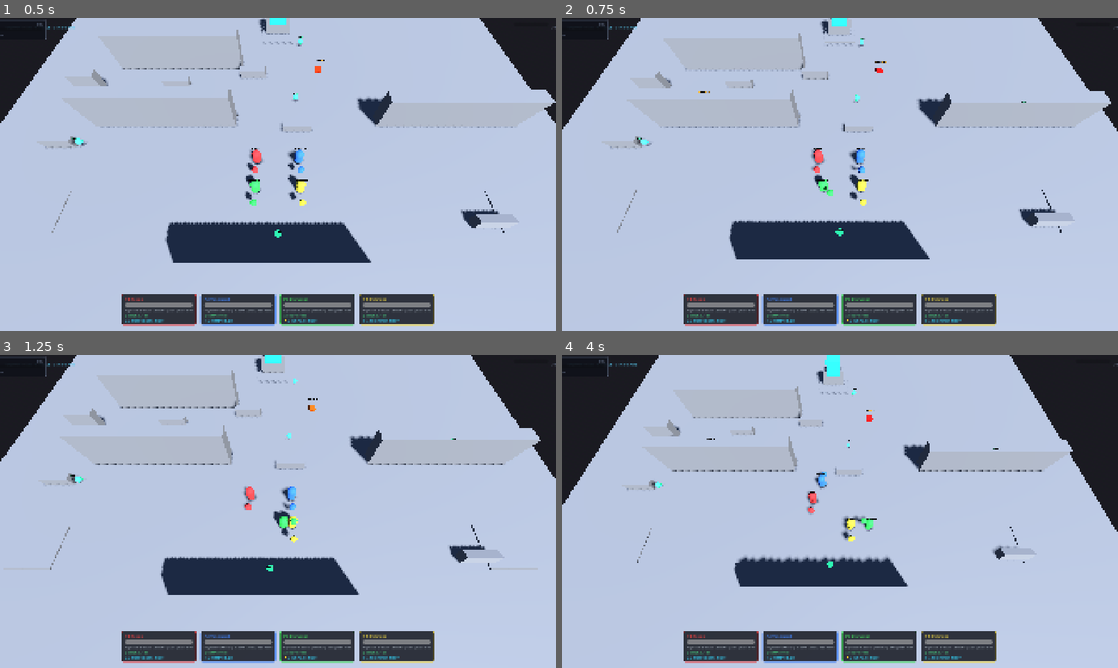
Above: before the commit, frames 1-4 (two rows, left to right).
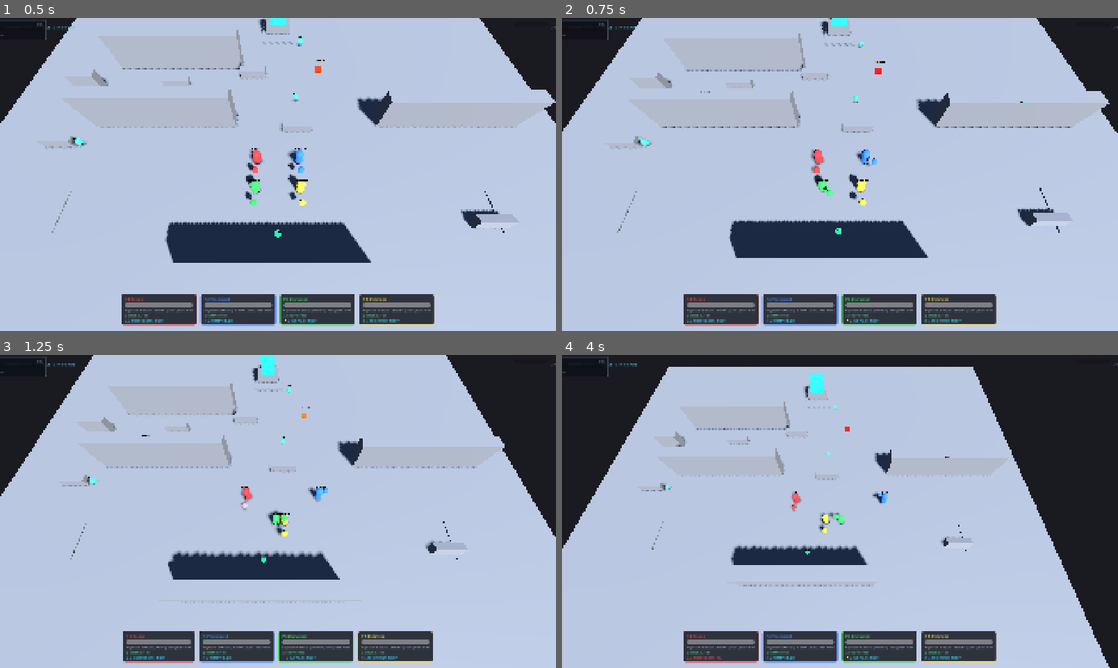
Above: after the commit, the same moments.

Repository: absolem223/Gravity
Game: Godot game, scene res://scenes/sandbox_test_scene.tscn
Two runs of this game, one before a commit and one after it. Both use one fixed random seed, a clock stepped at 60 frames per second and the inputs below.
Inputs (mouse positions are in pixels of both pictures, inside the frame that each line leads up to):
- Up to frame 1 (0.5 s): no input
- Up to frame 2 (0.75 s): tap Enter at 0.5 s; move the mouse to (962, 158) at 0.52 s; hold Right (ui_right) from 0.53 s (still down); hold Q from 0.53 s (still down); click (962, 158) at 0.67 s
- Up to frame 3 (1.25 s): keep holding Right (ui_right); keep holding Q; tap Space at 0.77 s
- Up to frame 4 (4 s): move the mouse to (728, 527) at 1.27 s; release Right (ui_right) at 1.28 s; release Q at 1.28 s; hold Down (ui_down) 1.28-2.03 s; tap F at 1.35 s; tap Space at 1.52, 3.02, 3.77 s; move the mouse to (895, 442) at 2.02 s; hold Right (ui_right) 2.03-2.78 s; hold J 2.03-2.78 s; move the mouse to (812, 574) at 2.77 s; hold Up (ui_up) 2.78-3.53 s; tap L at 2.85 s; click (812, 574) at 2.92 s; move the mouse to (1006, 558) at 3.52 s; hold Left (ui_left) from 3.53 s (still down); hold I from 3.53 s (still down)

Frame 1 is identical in both runs. In frame 2, 1.5% of the frame differs, in the area x 0-100%, y 0-78%; in frame 3, 10%; in frame 4, 19%, in the area x 0-100%, y 0-100%.

Commit message:
test: fix InputMap actions + combat test - all assertions pass
- Add [input] section to project.godot with p1/p2 bindings
  (WASD+Space+F+Q for P1, Arrows+Enter+R+E for P2)
- Fix test_combat.gd: rotation.y=-PI/2 to aim +X toward P2
- Add LoS diagnostic prints and PASS/FAIL assertion
- RESULT: P1 hits P2 for 18.0 dmg (150->135.6 HP), VanguardMitigation=20%

Diff:
--- a/game/project.godot
+++ b/game/project.godot
@@ -1,14 +1,23 @@
-; Engine configuration file for PROJECT GRAVITY (Godot 4.x)
-; Primary language: GDScript 2.x Strict (ADR-0001)
+; Engine configuration file.
+; It's best edited using the editor UI and not directly,
+; since the parameters that go here are not all obvious.
+;
+; Format:
+;   [section] ; section goes between []
+;   param=value ; assign values to parameters
 
 config_version=5
+
+[animation]
+
+compatibility/default_parent_skeleton_in_mesh_instance_3d=true
 
 [application]
 
 config/name="PROJECT GRAVITY"
 config/description="AI-Native Multiplayer First Component-Based Architecture"
 run/main_scene="res://scenes/sandbox_test_scene.tscn"
-config/features=PackedStringArray("4.3", "Forward Plus")
+config/features=PackedStringArray("4.7", "Forward Plus")
 
 [debug]
 
@@ -23,7 +32,65 @@
 window/stretch/mode="canvas_items"
 window/stretch/aspect="expand"
 
+[input]
+
+p1_move_up={
+"deadzone": 0.2,
+"events": [Object(InputEventKey,"resource_local_to_scene":false,"resource_name":"","device":-1,"window_id":0,"alt_pressed":false,"shift_pressed":false,"ctrl_pressed":false,"meta_pressed":false,"pressed":false,"keycode":0,"physical_keycode":87,"key_label":0,"unicode":119,"location":0,"echo":false,"script":null)]
+}
+p1_move_down={
+"deadzone": 0.2,
+"events": [Object(InputEventKey,"resource_local_to_scene":false,"resource_name":"","device":-1,"window_id":0,"alt_pressed":false,"shift_pressed":false,"ctrl_pressed":false,"meta_pressed":false,"pressed":false,"keycode":0,"physical_keycode":83,"key_label":0,"unicode":115,"location":0,"echo":false,"script":null)]
+}
+p1_move_left={
+"deadzone": 0.2,
+"events": [Object(InputEventKey,"resource_local_to_scene":false,"resource_name":"","device":-1,"window_id":0,"alt_pressed":false,"shift_pressed":false,"ctrl_pressed":false,"meta_pressed":false,"pressed":false,"keycode":0,"physical_keycode":65,"key_label":0,"unicode":97,"location":0,"echo":false,"script":null)]
+}
+p1_move_right={
+"deadzone": 0.2,
+"events": [Object(InputEventKey,"resource_local_to_scene":false,"resource_name":"","device":-1,"window_id":0,"alt_pressed":false,"shift_pressed":false,"ctrl_pressed":false,"meta_pressed":false,"pressed":false,"keycode":0,"physical_keycode":68,"key_label":0,"unicode":100,"location":0,"echo":false,"script":null)]
+}
+p1_fire={
+"deadzone": 0.2,
+"events": [Object(InputEventKey,"resource_local_to_scene":false,"resource_name":"","device":-1,"window_id":0,"alt_pressed":false,"shift_pressed":false,"ctrl_pressed":false,"meta_pressed":false,"pressed":false,"keycode":0,"physical_keycode":32,"key_label":0,"unicode":32,"location":0,"echo":false,"script":null)]
+}
+p1_ability={
+"deadzone": 0.2,
+"events": [Object(InputEventKey,"resource_local_to_scene":false,"resource_name":"","device":-1,"window_id":0,"alt_pressed":false,"shift_pressed":false,"ctrl_pressed":false,"meta_pressed":false,"pressed":false,"keycode":0,"physical_keycode":70,"key_label":0,"unicode":102,"location":0,"echo":false,"script":null)]
+}
+p1_drone_mode={
+"deadzone": 0.2,
+"events": [Object(InputEventKey,"resource_local_to_scene":false,"resource_name":"","device":-1,"window_id":0,"alt_pressed":false,"shift_pressed":false,"ctrl_pressed":false,"meta_pressed":false,"pressed":false,"keycode":0,"physical_keycode":81,"key_label":0,"unicode":113,"location":0,"echo":false,"script":null)]
+}
+p2_move_up={
+"deadzone": 0.2,
+"events": [Object(InputEventKey,"resource_local_to_scene":false,"resource_name":"","device":-1,"window_id":0,"alt_pressed":false,"shift_pressed":false,"ctrl_pressed":false,"meta_pressed":false,"pressed":false,"keycode":0,"physical_keycode":4194320,"key_label":0,"unicode":0,"location":0,"echo":false,"script":null)]
+}
+p2_move_down={
+"deadzone": 0.2,
+"events": [Object(InputEventKey,"resource_local_to_scene":false,"resource_name":"","device":-1,"window_id":0,"alt_pressed":false,"shift_pressed":false,"ctrl_pressed":false,"meta_pressed":false,"pressed":false,"keycode":0,"physical_keycode":4194322,"key_label":0,"unicode":0,"location":0,"echo":false,"script":null)]
+}
+p2_move_left={
+"deadzone": 0.2,
+"events": [Object(InputEventKey,"resource_local_to_scene":false,"resource_name":"","device":-1,"window_id":0,"alt_pressed":false,"shift_pressed":false,"ctrl_pressed":false,"meta_pressed":false,"pressed":false,"keycode":0,"physical_keycode":4194319,"key_label":0,"unicode":0,"location":0,"echo":false,"script":null)]
+}
+p2_move_right={
+"deadzone": 0.2,
+"events": [Object(InputEventKey,"resource_local_to_scene":false,"resource_name":"","device":-1,"window_id":0,"alt_pressed":false,"shift_pressed":false,"ctrl_pressed":false,"meta_pressed":false,"pressed":false,"keycode":0,"physical_keycode":4194321,"key_label":0,"unicode":0,"location":0,"echo":false,"script":null)]
+}
+p2_fire={
+"deadzone": 0.2,
+"events": [Object(InputEventKey,"resource_local_to_scene":false,"resource_name":"","device":-1,"window_id":0,"alt_pressed":false,"shift_pressed":false,"ctrl_pressed":false,"meta_pressed":false,"pressed":false,"keycode":0,"physical_keycode":4194309,"key_label":0,"unicode":0,"location":0,"echo":false,"script":null)]
+}
+p2_ability={
+"deadzone": 0.2,
+"events": [Object(InputEventKey,"resource_local_to_scene":false,"resource_name":"","device":-1,"window_id":0,"alt_pressed":false,"shift_pressed":false,"ctrl_pressed":false,"meta_pressed":false,"pressed":false,"keycode":0,"physical_keycode":82,"key_label":0,"unicode":114,"location":0,"echo":false,"script":null)]
+}
+p2_drone_mode={
+"deadzone": 0.2,
+"events": [Object(InputEventKey,"resource_local_to_scene":false,"resource_name":"","device":-1,"window_id":0,"alt_pressed":false,"shift_pressed":false,"ctrl_pressed":false,"meta_pressed":false,"pressed":false,"keycode":0,"physical_keycode":69,"key_label":0,"unicode":101,"location":0,"echo":false,"script":null)]
+}
+
 [rendering]
 
 renderer/rendering_method="gl_compatibility"
-viewport/transparent_background=false
--- /dev/null
+++ b/game/tests/test_combat.gd
@@ -0,0 +1,75 @@
+# test_combat.gd
+# Tests hitscan combat: P1 shoots P2 with full LoS validation and damage calculation.
+# P1 = ReconOperator (left), P2 = VanguardOperator (right, facing left)
+# Expected: P1 hits P2, damage > 0, signal fires.
+extends SceneTree
+
+func _init() -> void:
+	print("--- COMBAT TEST RUN ---")
+	call_deferred("run_test")
+
+func run_test() -> void:
+	var root: Node3D = Node3D.new()
+	get_root().add_child(root)
+
+	var op1: OperatorBase = preload("res://scenes/operator_placeholder.tscn").instantiate() as OperatorBase
+	op1.player_id = 1
+	op1.position = Vector3(-2.0, 0.0, 0.0)
+	root.add_child(op1)
+
+	var op2: OperatorBase = preload("res://scenes/operator_placeholder.tscn").instantiate() as OperatorBase
+	op2.player_id = 2
+	op2.position = Vector3(2.0, 0.0, 0.0)
+	root.add_child(op2)
+
+	# Wait several physics frames for rigid bodies to register in PhysicsServer
+	for i: int in range(8):
+		await get_root().get_tree().physics_frame
+
+	# P1 faces +X to aim at P2.
+	# forward_dir formula: Vector3(-sin(y), 0, -cos(y))
+	# To get +X direction: -sin(y) = 1 => y = -PI/2
+	op1.rotation.y = -PI / 2.0
+
+	print("P1 global_pos: ", op1.global_position, " | rot_y: ", op1.rotation.y)
+	print("P2 global_pos: ", op2.global_position)
+	print("P1 collision_layer: ", op1.collision_layer, " | combat_mask: ", op1.combat_collision_mask)
+	print("P2 collision_layer: ", op2.collision_layer)
+
+	# Verify forward direction before shot
+	var forward_dir: Vector3 = Vector3(-sin(op1.rotation.y), 0.0, -cos(op1.rotation.y)).normalized()
+	var eye_pos: Vector3 = op1.global_position + Vector3(0.0, 1.2, 0.0)
+	var target_end_pos: Vector3 = eye_pos + (forward_dir * op1.weapon_range)
+
+	print("Forward dir: ", forward_dir, " (should be roughly +X)")
+	print("Raycast: ", eye_pos, " -> ", target_end_pos)
+
+	var exclude_list: Array[RID] = [op1.get_rid()]
+	var los_res: LineOfSightQuery.LoSResult = LineOfSightQuery.test_los(
+		op1, eye_pos, target_end_pos, exclude_list, op1.combat_collision_mask
+	)
+
+	print("LoS hit_collider: ", los_res.hit_collider)
+	print("LoS hit_position: ", los_res.hit_position)
+	print("LoS is_visible: ", los_res.is_visible)
+
+	# Connect damage signal
+	op1.damage_dealt.connect(func(target: OperatorBase, dmg: float, mit: bool) -> void:
+		print("✓ SUCCESS: P1 hit P", target.player_id, " for ", dmg, " dmg. Mitigated: ", mit)
+	)
+
+	# Fire!
+	op1._execute_tactical_shot()
+
+	await get_root().get_tree().physics_frame
+
+	var expected_hp: float = op2.health_max - (op1.base_damage * (1.0 - op2.damage_mitigation))
+	print("P2 HP after shot: ", op2.health_current, " / ", op2.health_max, " (expected ~", expected_hp, ")")
+
+	if op2.health_current < op2.health_max:
+		print("✓ PASS: Damage was applied correctly.")
+	else:
+		print("✗ FAIL: No damage was applied. Check collision layers and raycast direction.")
+
+	root.queue_free()
+	quit()
